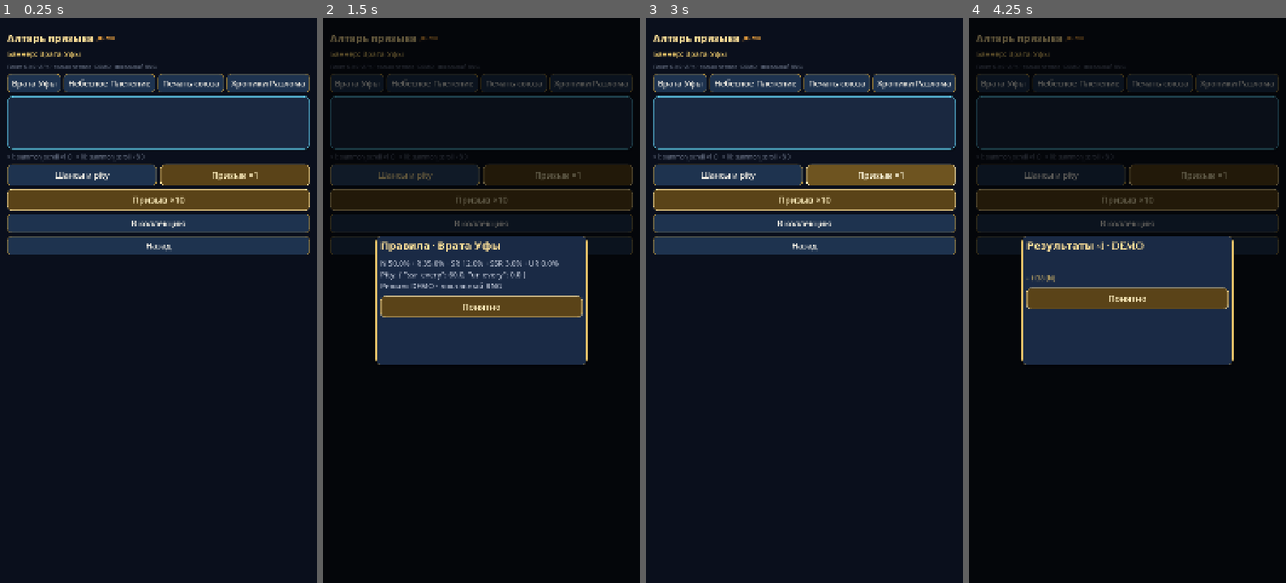
Above: before the commit, frames 1-4 (left to right).
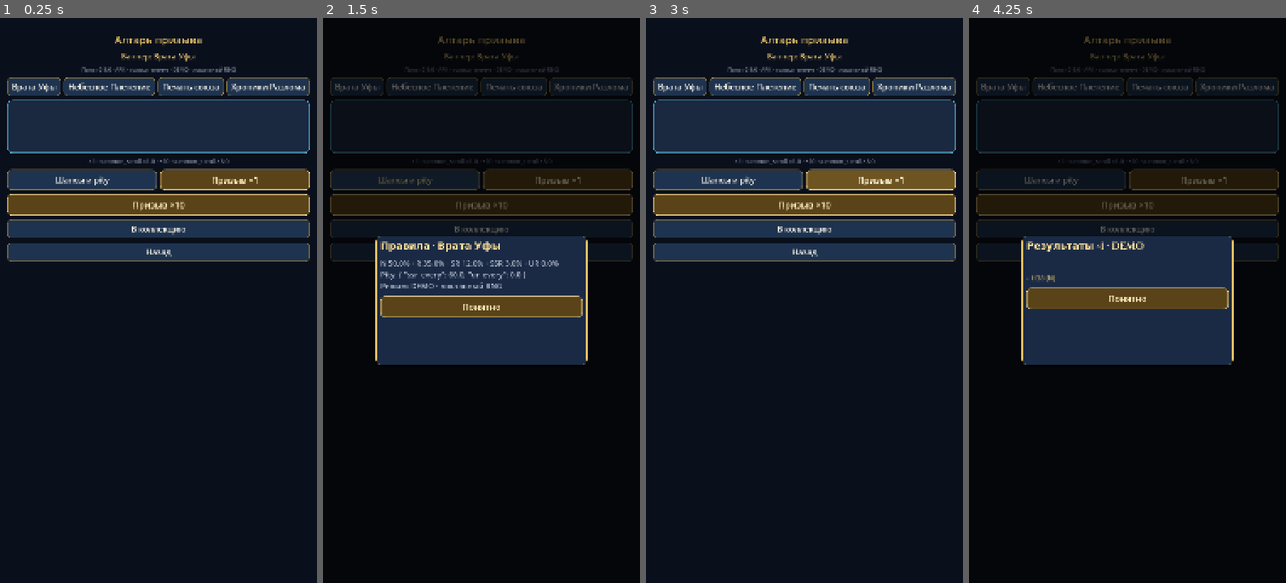
Above: after the commit, the same moments.

Repository: maillunex-lang/number5
Game: Godot game, scene res://scenes/features/summon.tscn
The game is run twice, just before and just after one commit, with the same random seed, the same clock (stepped at 60 frames per second) and the same inputs. This scene is started directly instead of the project's main scene.
Inputs:
- Up to frame 1 (0.25 s): no input
- Up to frame 2 (1.5 s): click "Врата Уфы" at 0.5 s; click "Шансы и pity" at 1.25 s
- Up to frame 3 (3 s): click "Понятно" at 2 s; click "Призыв ×1" at 2.75 s
- Up to frame 4 (4.25 s): click "Призыв ×10" at 3.5 s

The runs differ from the first frame. In frame 1, 14% of the frame differs, in the area x 2-98%, y 3-44%; in frame 2, 6.8%; in frame 3, 14%; in frame 4, 6.3%.

Commit message:
UI-VISUAL wave9: Summon altar Theme chrome
Move summon title/banner row/art/actions into .tscn; keep roll and
pity API flows unchanged. Preview tab for Summon.

Co-authored-by: maillunex-lang <maillunex-lang@users.noreply.github.com>

Diff:
--- a/scenes/features/summon.gd
+++ b/scenes/features/summon.gd
@@ -1,15 +1,44 @@
 extends Control
-## HUB-01: алтарь призыва. Online → CORE-01 summon/roll; иначе локальный DEMO.
+## HUB-01: chrome в .tscn; BannersHost динамический; summon API без изменений.
 
 var _payload: Dictionary = {}
 var _busy: bool = false
 var _banner_id: String = "standard"
+var _nav_bound: bool = false
+
+@onready var _title: Label = $Safe/Scroll/VBox/Title
+@onready var _banner_name: Label = $Safe/Scroll/VBox/BannerName
+@onready var _subtitle: Label = $Safe/Scroll/VBox/Subtitle
+@onready var _banners: HBoxContainer = $Safe/Scroll/VBox/BannersHost
+@onready var _art: Panel = $Safe/Scroll/VBox/Art
+@onready var _cost: Label = $Safe/Scroll/VBox/CostLabel
+@onready var _pity: Button = $Safe/Scroll/VBox/Actions/PityBtn
+@onready var _x1: Button = $Safe/Scroll/VBox/Actions/Summon1Btn
+@onready var _x10: Button = $Safe/Scroll/VBox/Summon10Btn
+@onready var _heroes: Button = $Safe/Scroll/VBox/HeroesBtn
+@onready var _back: Button = $Safe/Scroll/VBox/BackBtn
 
 func setup(payload: Dictionary = {}) -> void:
 	_payload = payload
 
 func _ready() -> void:
+	_bind_nav()
+	_style_art()
 	_rebuild()
+
+func _bind_nav() -> void:
+	if _nav_bound:
+		return
+	_nav_bound = true
+	_pity.pressed.connect(_show_pity)
+	_x1.pressed.connect(func(): _do_summon(1))
+	_x10.pressed.connect(func(): _do_summon(10))
+	_heroes.pressed.connect(func(): ScreenRouter.switch_tab("heroes"))
+	_back.pressed.connect(func(): ScreenRouter.handle_back())
+
+func _style_art() -> void:
+	if _art:
+		_art.add_theme_stylebox_override("panel", UIFactory.panel_style(Color("1A2840"), LunexColors.CYAN, 18, 2))
 
 func _banner() -> Dictionary:
 	var banners: Array = ContentPackageLoader.gacha.get("banners", [])
@@ -24,34 +53,27 @@
 	return "ONLINE · CORE-01" if ApiClient.online else "DEMO · локальный RNG"
 
 func _rebuild() -> void:
-	var root := $Safe/Scroll/VBox
-	for c in root.get_children():
-		c.queue_free()
 	var banner := _banner()
 	var name := str(banner.get("name", ContentPackageLoader.features.get("summon", {}).get("banner", "Баннер")))
-	root.add_child(UIFactory.section_header(ContentPackageLoader.tr_key("summon.altar", "Алтарь призыва")))
-	root.add_child(UIFactory.label("Баннер: %s" % name, 26, LunexColors.GOLD))
-	root.add_child(UIFactory.muted("%s · %s" % [ContentPackageLoader.package_label(), _mode_label()], 18))
-
-	var row_b := UIFactory.hbox(8)
-	root.add_child(row_b)
+	_title.text = ContentPackageLoader.tr_key("summon.altar", "Алтарь призыва")
+	_banner_name.text = "Баннер: %s" % name
+	_subtitle.text = "%s · %s" % [ContentPackageLoader.package_label(), _mode_label()]
+
+	for c in _banners.get_children():
+		c.queue_free()
 	for b in ContentPackageLoader.gacha.get("banners", []):
 		var id := str(b.get("id", ""))
-		var btn := UIFactory.fantasy_button(str(b.get("name", id)))
+		var btn := Button.new()
+		btn.text = str(b.get("name", id))
 		btn.custom_minimum_size = Vector2(160, 44)
+		btn.theme_type_variation = &"GameButton"
 		var bid := id
 		btn.pressed.connect(func():
 			_banner_id = bid
 			_rebuild()
 		)
-		row_b.add_child(btn)
-
-	var art := Panel.new()
-	art.custom_minimum_size = Vector2(0, 180)
-	art.add_theme_stylebox_override("panel", UIFactory.panel_style(Color("1A2840"), LunexColors.CYAN, 18, 2))
-	root.add_child(art)
-
-	var rates: Dictionary = banner.get("rates_bp", {})
+		_banners.add_child(btn)
+
 	var cost1: Array = banner.get("cost_x1", [])
 	var cost10: Array = banner.get("cost_x10", [])
 	var c1 := "1 свиток"
@@ -60,28 +82,7 @@
 		c1 = "%s ×%s" % [str(cost1[0].get("resource_id", "")), str(cost1[0].get("amount", 1))]
 	if cost10.size() > 0:
 		c10 = "%s ×%s" % [str(cost10[0].get("resource_id", "")), str(cost10[0].get("amount", 8))]
-	root.add_child(UIFactory.muted("×1: %s · ×10: %s" % [c1, c10], 20))
-
-	var row := UIFactory.hbox(12)
-	root.add_child(row)
-	var info := UIFactory.fantasy_button("Шансы и pity")
-	info.pressed.connect(_show_pity)
-	row.add_child(info)
-	var x1 := UIFactory.gold_button("Призыв ×1")
-	x1.pressed.connect(func(): _do_summon(1))
-	row.add_child(x1)
-	var x10 := UIFactory.gold_button("Призыв ×10")
-	x10.pressed.connect(func(): _do_summon(10))
-	root.add_child(x10)
-
-	var to_heroes := UIFactory.fantasy_button("В коллекцию")
-	to_heroes.pressed.connect(func():
-		ScreenRouter.switch_tab("heroes")
-	)
-	root.add_child(to_heroes)
-	var back := UIFactory.fantasy_button("Назад")
-	back.pressed.connect(func(): ScreenRouter.handle_back())
-	root.add_child(back)
+	_cost.text = "×1: %s · ×10: %s" % [c1, c10]
 
 func _show_pity() -> void:
 	var banner := _banner()
--- a/scenes/features/summon.tscn
+++ b/scenes/features/summon.tscn
@@ -1,4 +1,4 @@
-[gd_scene load_steps=2 format=3]
+[gd_scene load_steps=2 format=3 uid="uid://lunexsummonaltar"]
 
 [ext_resource type="Script" path="res://scenes/features/summon.gd" id="1"]
 
@@ -29,9 +29,85 @@
 
 [node name="Scroll" type="ScrollContainer" parent="Safe"]
 layout_mode = 2
+size_flags_vertical = 3
 horizontal_scroll_mode = 0
 
 [node name="VBox" type="VBoxContainer" parent="Safe/Scroll"]
 layout_mode = 2
 size_flags_horizontal = 3
+theme_override_constants/separation = 14
+
+[node name="Title" type="Label" parent="Safe/Scroll/VBox"]
+layout_mode = 2
+theme_override_colors/font_color = Color(0.909804, 0.772549, 0.415686, 1)
+theme_override_font_sizes/font_size = 36
+text = "Алтарь призыва"
+horizontal_alignment = 1
+
+[node name="BannerName" type="Label" parent="Safe/Scroll/VBox"]
+layout_mode = 2
+theme_override_colors/font_color = Color(0.909804, 0.772549, 0.415686, 1)
+theme_override_font_sizes/font_size = 26
+text = "Баннер"
+horizontal_alignment = 1
+autowrap_mode = 3
+
+[node name="Subtitle" type="Label" parent="Safe/Scroll/VBox"]
+layout_mode = 2
+theme_override_colors/font_color = Color(0.478431, 0.517647, 0.6, 1)
+theme_override_font_sizes/font_size = 18
+text = "Пакет · режим"
+horizontal_alignment = 1
+autowrap_mode = 3
+
+[node name="BannersHost" type="HBoxContainer" parent="Safe/Scroll/VBox"]
+layout_mode = 2
+theme_override_constants/separation = 8
+
+[node name="Art" type="Panel" parent="Safe/Scroll/VBox"]
+custom_minimum_size = Vector2(0, 180)
+layout_mode = 2
+
+[node name="CostLabel" type="Label" parent="Safe/Scroll/VBox"]
+layout_mode = 2
+theme_override_colors/font_color = Color(0.478431, 0.517647, 0.6, 1)
+theme_override_font_sizes/font_size = 20
+text = "×1 · ×10"
+horizontal_alignment = 1
+autowrap_mode = 3
+
+[node name="Actions" type="HBoxContainer" parent="Safe/Scroll/VBox"]
+layout_mode = 2
 theme_override_constants/separation = 12
+
+[node name="PityBtn" type="Button" parent="Safe/Scroll/VBox/Actions"]
+custom_minimum_size = Vector2(0, 64)
+layout_mode = 2
+size_flags_horizontal = 3
+theme_type_variation = &"GameButton"
+text = "Шансы и pity"
+
+[node name="Summon1Btn" type="Button" parent="Safe/Scroll/VBox/Actions"]
+custom_minimum_size = Vector2(0, 64)
+layout_mode = 2
+size_flags_horizontal = 3
+theme_type_variation = &"GoldButton"
+text = "Призыв ×1"
+
+[node name="Summon10Btn" type="Button" parent="Safe/Scroll/VBox"]
+custom_minimum_size = Vector2(0, 72)
+layout_mode = 2
+theme_type_variation = &"GoldButton"
+text = "Призыв ×10"
+
+[node name="HeroesBtn" type="Button" parent="Safe/Scroll/VBox"]
+custom_minimum_size = Vector2(0, 64)
+layout_mode = 2
+theme_type_variation = &"GameButton"
+text = "В коллекцию"
+
+[node name="BackBtn" type="Button" parent="Safe/Scroll/VBox"]
+custom_minimum_size = Vector2(0, 64)
+layout_mode = 2
+theme_type_variation = &"GameButton"
+text = "Назад"
--- a/scenes/ui/preview/ui_preview_root.gd
+++ b/scenes/ui/preview/ui_preview_root.gd
@@ -21,6 +21,7 @@
 	"Wave5+ Chat/Friends/Rank": "_show_wave5_plus",
 	"Wave6 demos": "_show_wave6",
 	"Mail/Shop/AFK": "_show_online_lists",
+	"Summon": "_show_summon",
 }
 
 func _ready() -> void:
@@ -317,3 +318,10 @@
 			_host.add_child(sc)
 		)
 		col.add_child(btn)
+
+func _show_summon() -> void:
+	_clear_host()
+	_hint.text = "HUB-01 Summon Theme chrome"
+	var sc: Control = (load("res://scenes/features/summon.tscn") as PackedScene).instantiate()
+	sc.set_anchors_and_offsets_preset(Control.PRESET_FULL_RECT)
+	_host.add_child(sc)
Not shown, changed: docs/AI_HANDOFF.md
Not shown, changed: docs/ROADMAP.md
Not shown, changed: docs/STATUS.md
Not shown, changed: docs/UI_VISUAL_AUDIT.md
